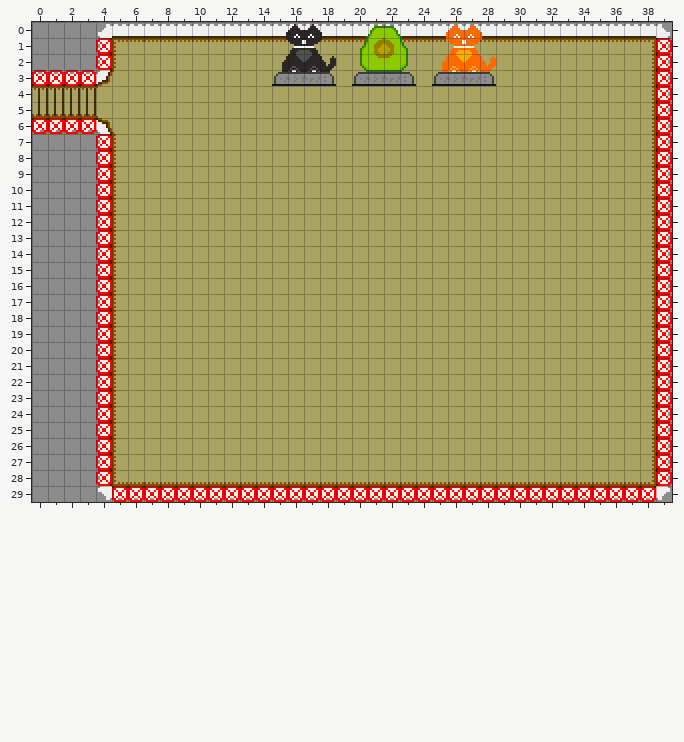
Tiled map (JSON) -- Avocado/data/maps/testing5.json. The picture above is the old version.
Cells are 8x8 px. Shown: x 0..39, y 0..29.
The result:
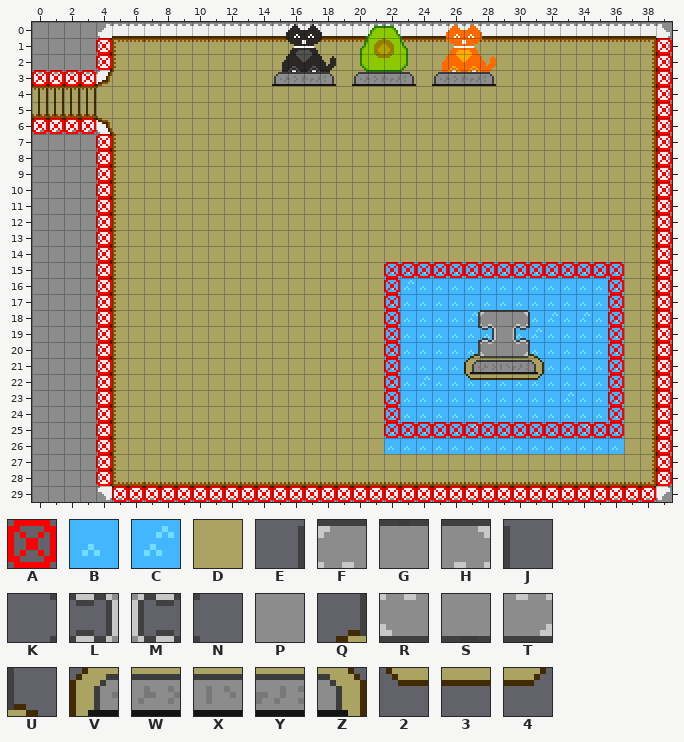
Key: from "spritesheet": A 56, B 66, C 137, D 149, E 171, F 172, G 173, H 174, J 175, K 235, L 236, M 238, N 239, P 274, Q 299, R 300, S 301, T 302, U 303, V 363, W 364, X 365, Y 366, Z 367, 2 427, 3 428, 4 431.
_ is an empty cell, # one hidden under a higher layer.
The exact change:
Layer "background":
y 15: x 22..36 DDDDDDDDDDDDDDD -> BBBBBBBBBBBBBBB
y 16: x 22..36 DDDDDDDDDDDDDDD -> BCBBBBBBBBBBBBB
y 17: x 22..36 DDDDDDDDDDDDDDD -> BBBBBBBBBBBBBBB
y 18: x 22..36 DDDDDDDDDDDDDDD -> BBBBBC###BCBCBB
y 19: x 22..36 DDDDDDDDDDDDDDD -> BBBBBBB#BCBBBBB
y 20: x 22..36 DDDDDDDDDDDDDDD -> BBBBBB###BBBBBB
y 21: x 22..36 DDDDDDDDDDDDDDD -> BBBBBC###BBBBBB
y 22: x 22..36 DDDDDDDDDDDDDDD -> BBCBBBBBCBBBBBB
y 23: x 22..36 DDDDDDDDDDDDDDD -> BBBBBBBBBBBCBBB
y 24: x 22..36 DDDDDDDDDDDDDDD -> BBBBBBBBBBBBBBB
y 25: x 22..36 DDDDDDDDDDDDDDD -> BBBBBCBBBBBBCBB
y 26: x 22..36 DDDDDDDDDDDDDDD -> BBBBBBBBBBBBBBB
Layer "foreground":
y 18: x 27..31 _____ -> EFGHJ
y 19: x 27..31 _____ -> KLPMN
y 20: x 27..31 _____ -> QRSTU
y 21: x 27..31 _____ -> VWXYZ
y 22: x 27..31 _____ -> 23334
Layer "collision":
y 15: x 22..36 _______________ -> AAAAAAAAAAAAAAA
y 16..24: x 22 _ -> A; x 36 _ -> A
y 25: x 22..36 _______________ -> AAAAAAAAAAAAAAA
